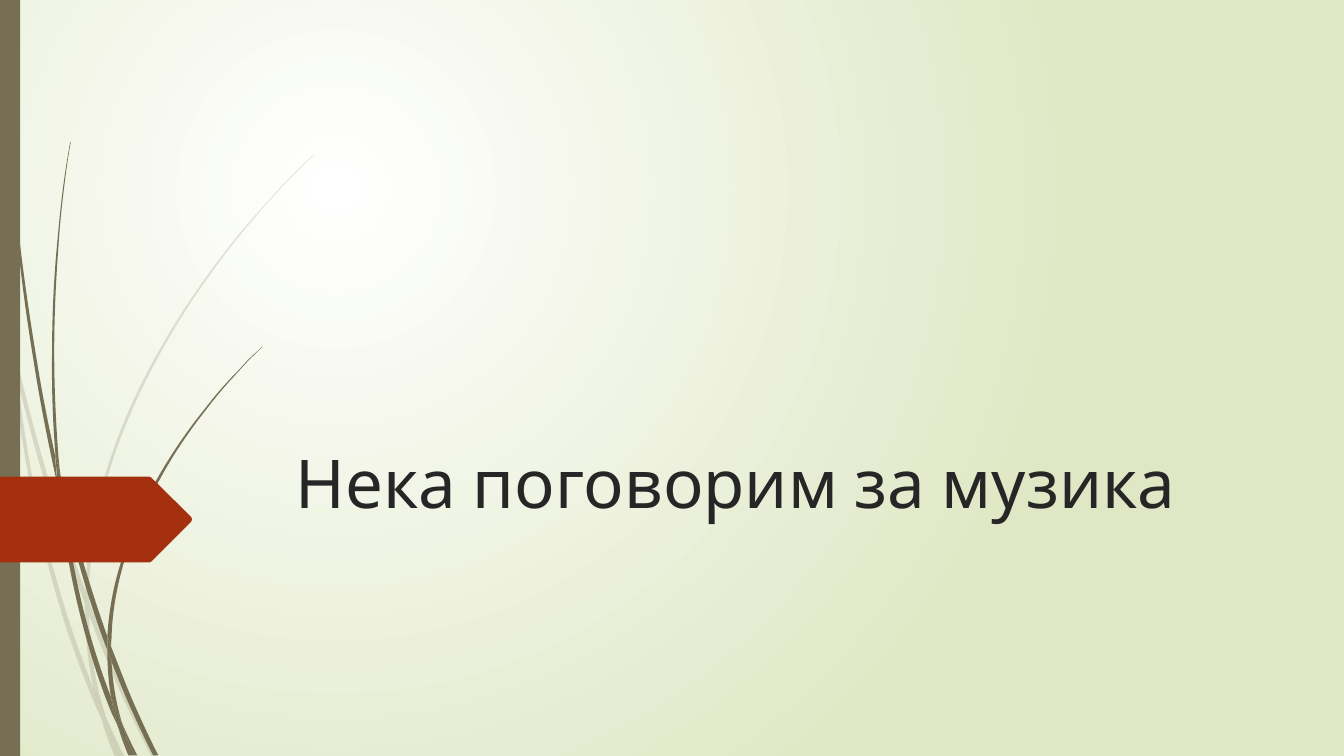
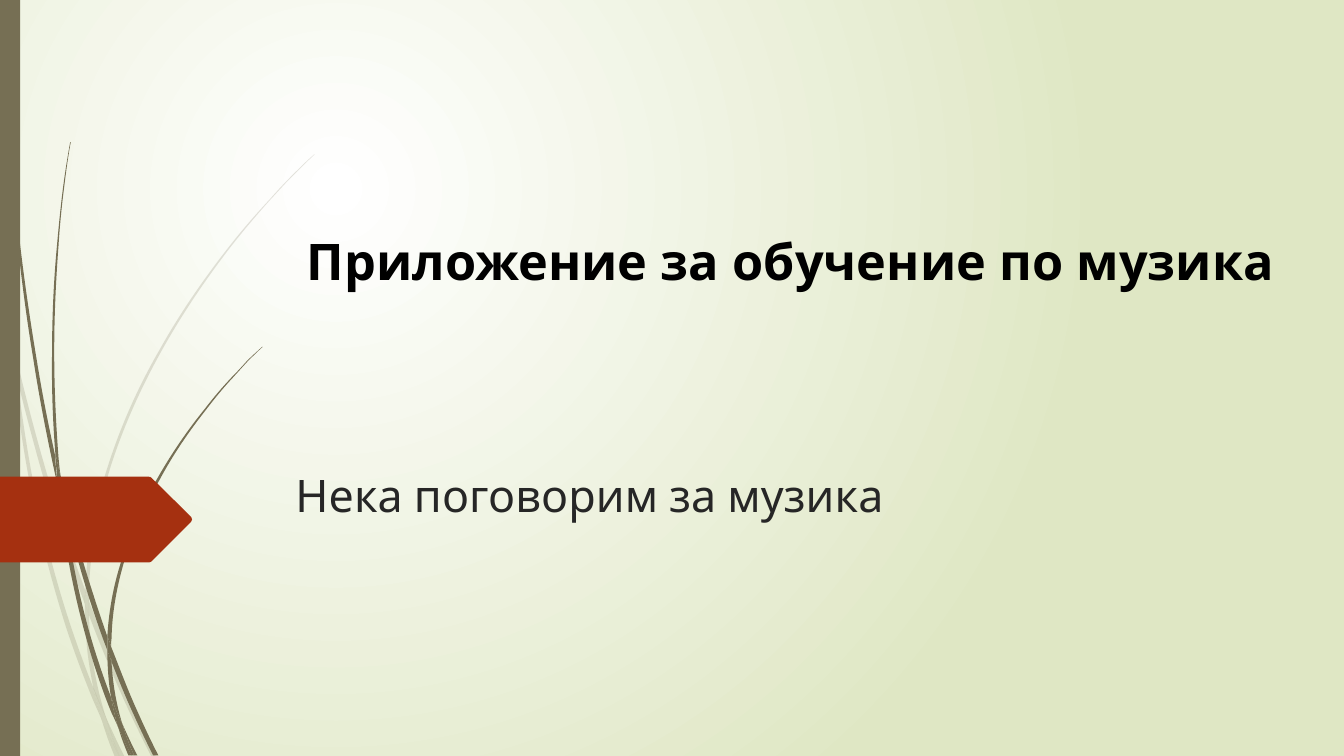
Before and after one commit to valentin-aleksandrov/musician-guide-tool, a slide deck: slide 1 of resources/presentation.pptx. Drawn at 1344x756 pixels with LibreOffice and Linux fonts; fonts in the diff are those of the drawing. Boxes give left, top, right and bottom in pixels: in the first picture for what was removed or moved away, otherwise in the second. Text is boxed around its words. In the diff, an @@ line names an element or a change of style, - is before the commit and + after.

Commit message:
update presentation and add videos

```diff
--- a/resources/presentation.pptx
+++ b/resources/presentation.pptx
@@ text added at [307, 241, 1274, 292], 36 pt, text #000000, bold @@
+Приложение за обучение по музика
@@ title "Нека поговорим за музика" at [295, 480, 883, 523]: size 48 to 32 pt @@
```
Also in this commit, not shown: 3 other files.
